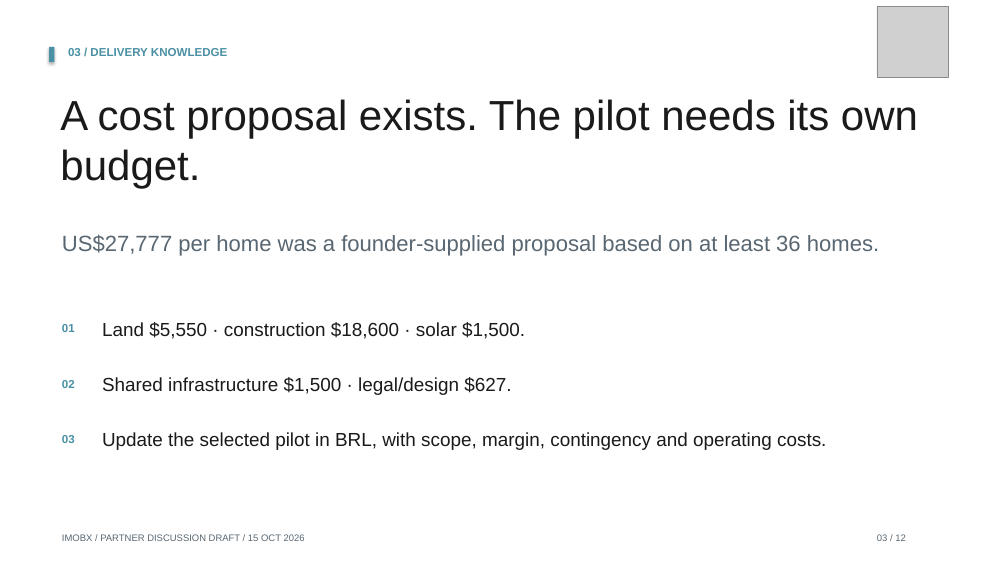
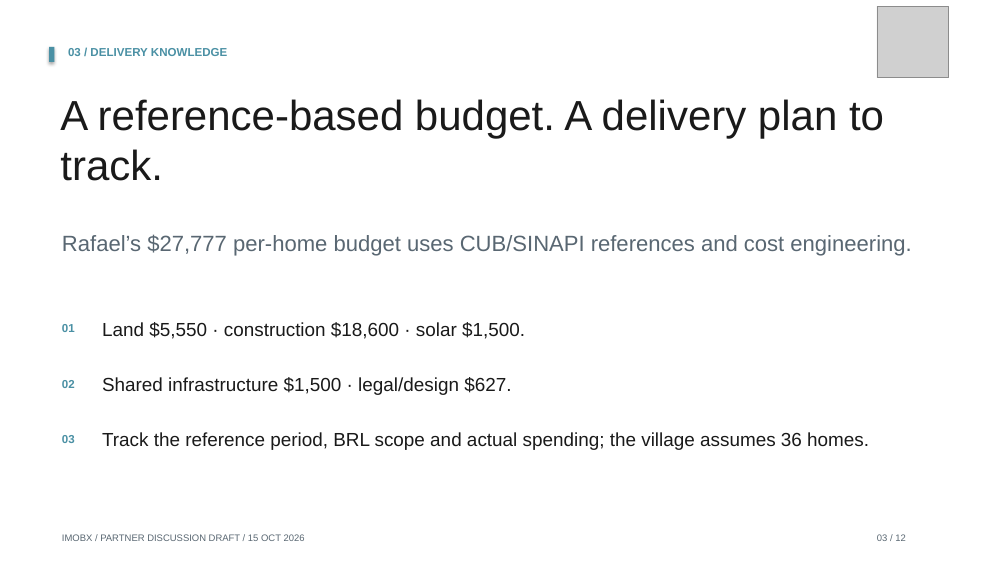
Before and after one commit to Siah-kin/imobx-website, a slide deck: slide 3 of pitchdeck.pptx. Drawn at 1008x567 pixels with LibreOffice and Linux fonts; fonts in the diff are those of the drawing; grey boxes stand for pictures. Boxes give left, top, right and bottom in pixels: in the first picture for what was removed or moved away, otherwise in the second. Text is boxed around its words. In the diff, an @@ line names an element or a change of style, - is before the commit and + after.

Commit message:
Explain IMOBX roadmap and governance; credit Rafael cost references

```diff
--- a/pitchdeck.pptx
+++ b/pitchdeck.pptx
@@ text at bbox=[60, 99, 884, 181]: text changed @@
-A cost proposal exists. The pilot needs its own budget.
+A reference-based budget. A delivery plan to track.
@@ text at bbox=[62, 234, 911, 256]: text changed @@
-US$27,777 per home was a founder-supplied proposal based on at least 36 homes.
+Rafael’s $27,777 per-home budget uses CUB/SINAPI references and cost engineering.
@@ text at bbox=[102, 432, 869, 450]: text changed @@
-Update the selected pilot in BRL, with scope, margin, contingency and operating costs.
+Track the reference period, BRL scope and actual spending; the village assumes 36 homes.
```
Also in this commit, not shown: 4 other slides changed, 25 other files.
